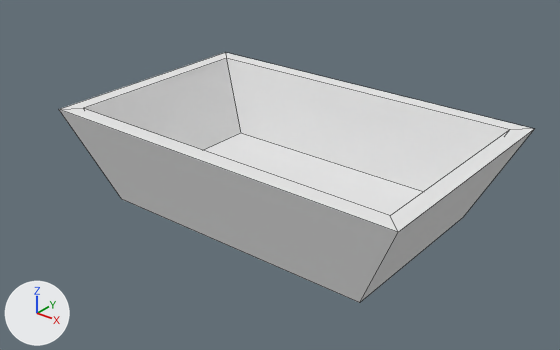
What one commit did to the Blender file Assets/3DArt/Models/Environment/Bath.blend.
Before and after are seen from a 50 mm camera at (5.18, -5.9, 4.02) aimed at (0.41, 0.06, 0.33). Lighting does not change. The marker at lower left points along +X, +Y and +Z. Mesh edges are drawn as thin lines.
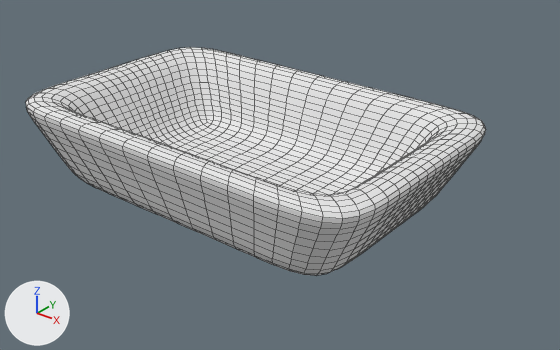
Where the change shows, as pixel boxes (x1, y1, x2, y2) in the pictures (560 x 350 px):
'Cube', reshaped, modifiers changed (9% shorter)
    before: (59, 52, 534, 303)
    after: (26, 47, 486, 275)

Patch to the scene script:
```diff
--- a/Assets/3DArt/Models/Environment/Bath.blend.py
+++ b/Assets/3DArt/Models/Environment/Bath.blend.py
@@ me_cube @@
 # used by ob_cube; location = (0.0, 0.0, 0.0)
-me_cube.from_pydata(...)  # 16 vertices, 14 faces; spans x -1.5..2.67, y -1.32..1.32, z 0.0..1.04
+me_cube.from_pydata(...)  # 48 vertices, 36 faces; spans x 0.0..2.35, y -1.49..0.0, z 0.0..1.04
+# me_cube part 1: the whole mesh is rebuilt
 me_cube.materials.append(mat_material)
@@ ob_cube @@
 ob_cube.location = (0.0, 0.0, 0.0)
+_m = ob_cube.modifiers.new('Mirror', 'MIRROR')
+_m.use_axis = (True, True, False)
+_m = ob_cube.modifiers.new('Subsurf', 'SUBSURF')
+_m.levels = 2
```
